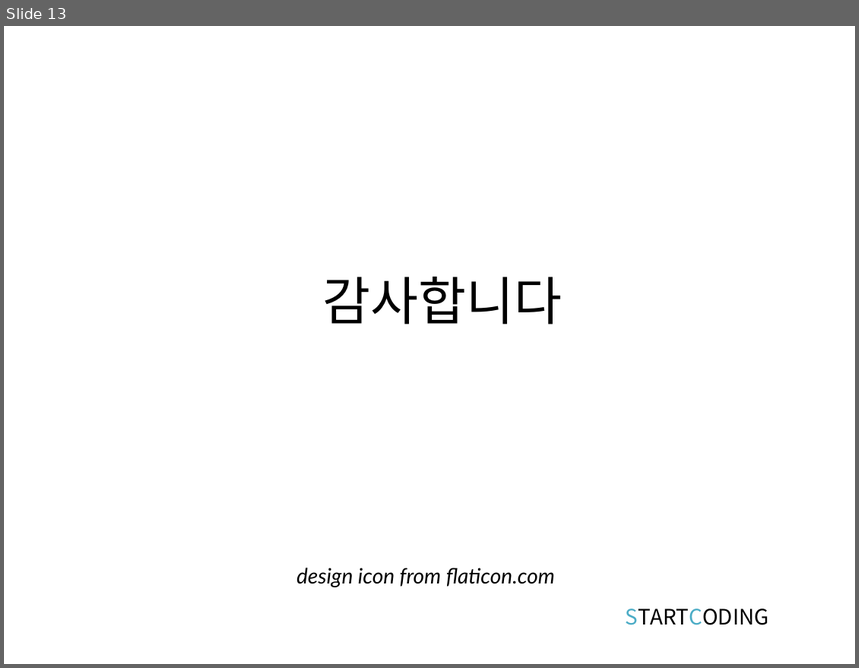
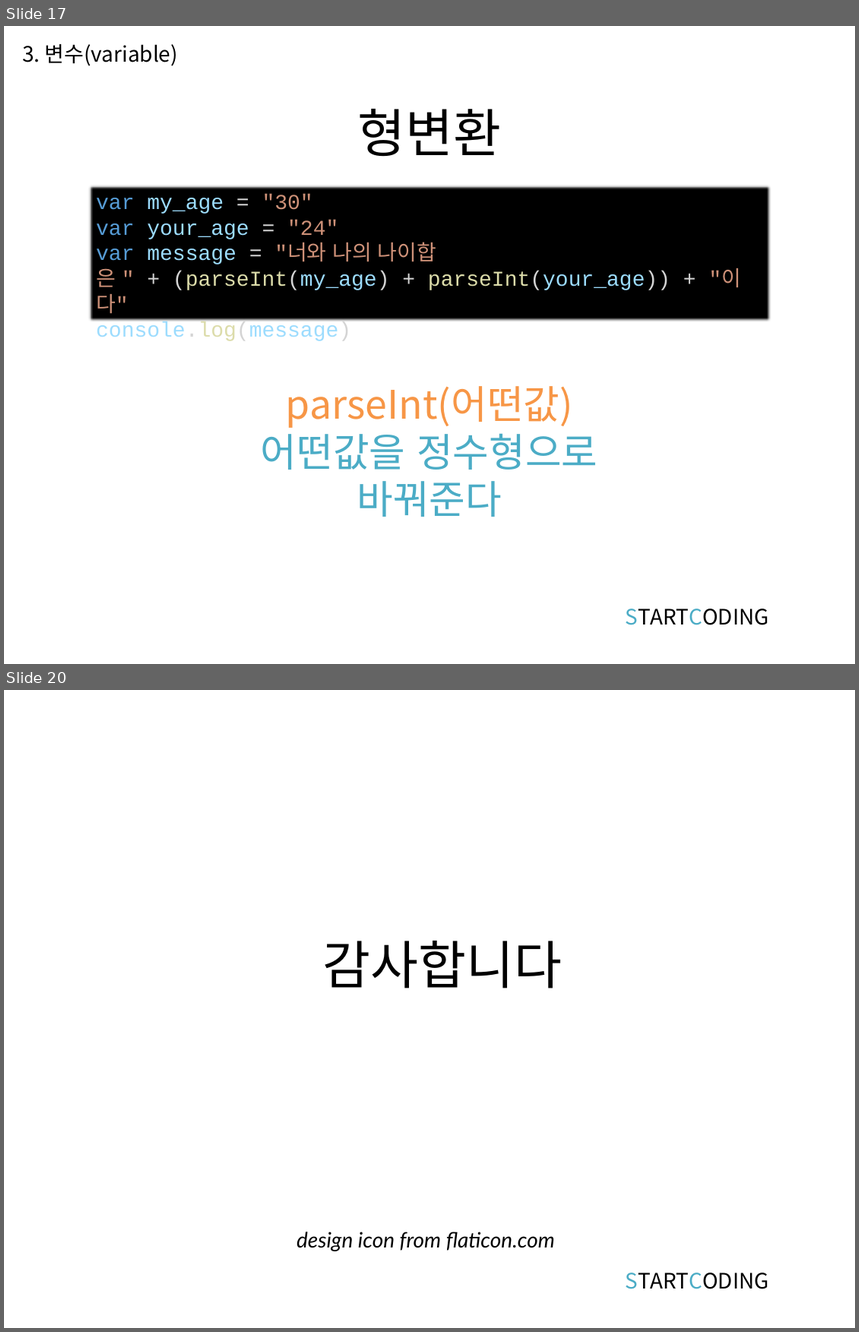
Before and after one commit to kwonkijun/web, a slide deck: 프론트엔드기초(PPT)/JAVASCRIPT 3강_변수와 데이터타입 - 복사본.pptx. Shown one above the other, each under a label of ours: slide 13 before the commit, slides 17 and 20 after it; the slides between them are not shown. The pictures are 859x668 and 859x1332 pixels, drawn with LibreOffice and Linux fonts; fonts in the diff are those of the drawing. Boxes give left, top, right and bottom in pixels: in the first picture for what was removed or moved away, otherwise in the second. Text is boxed around its words. In the diff, an @@ line names an element or a change of style, - is before the commit and + after.

```diff
--- a/프론트엔드기초(PPT)/JAVASCRIPT 3강_변수와 데이터타입 - 복사본.pptx
+++ b/프론트엔드기초(PPT)/JAVASCRIPT 3강_변수와 데이터타입 - 복사본.pptx
@@ slide 17 added at (x1=4, y1=26, x2=855, y2=664), background #FFFFFF @@
@@ text added at (x1=22, y1=44, x2=178, y2=66), 18 pt, text #000000 @@
+3. 변수(variable)
@@ title added at (x1=357, y1=109, x2=501, y2=157), 44 pt, text #000000 @@
+형변환
@@ rectangle added at (x1=88, y1=184, x2=771, y2=322), fill #000000, 18 pt, text #9CDCFE @@
+var my_age = "30"
+var your_age = "24"
+var message = "너와 나의 나이합은 " + (parseInt(my_age) + parseInt(your_age)) + "이다"
+console.log(message)
@@ text added at (x1=261, y1=386, x2=598, y2=517), 33.3 pt, text #F79646 @@
+parseInt(어떤값)
+어떤값을 정수형으로 바꿔준다
@@ text added at (x1=626, y1=609, x2=769, y2=626), 18 pt, text #000000 @@
+STARTCODING
@@ what was slide 13 is now slide 20 @@
```
Also in this commit, not shown: 6 slides changed, 12 other slides added, 6 slides removed, 2 other files.
